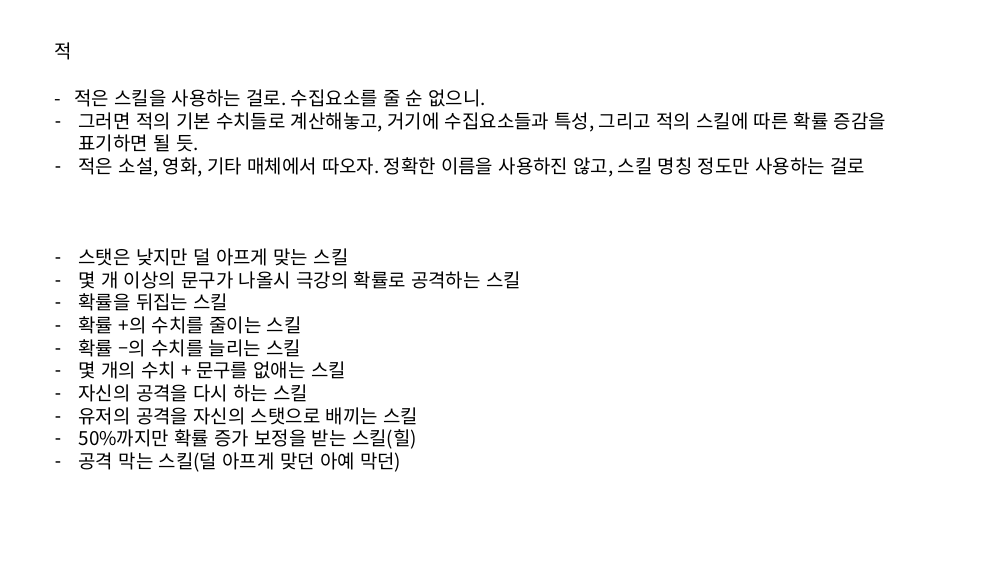
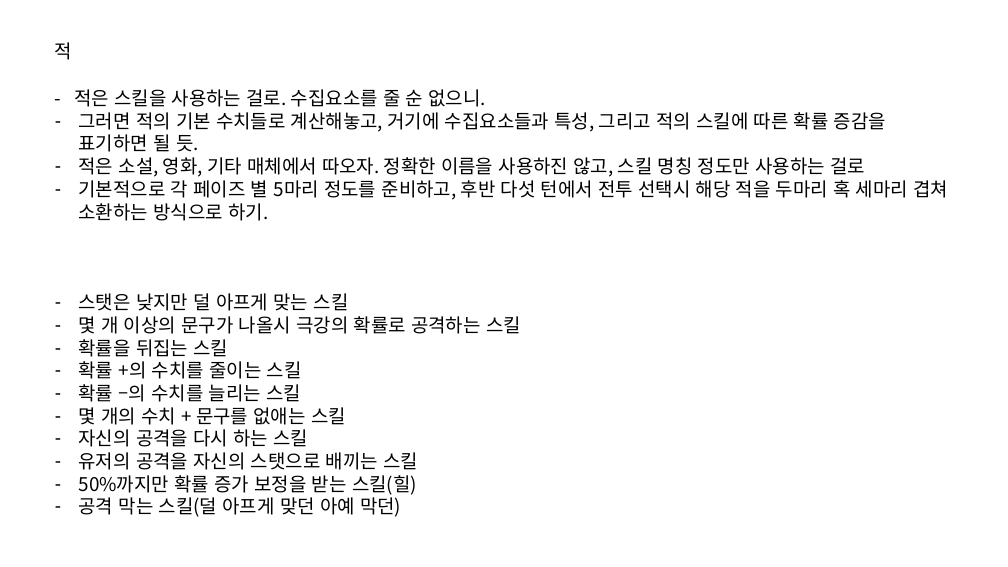
Before and after one commit to IdfKLeh/capstone, a slide deck: slide 3 of 전투.pptx. Drawn at 1008x567 pixels with LibreOffice and Linux fonts; fonts in the diff are those of the drawing. Boxes give left, top, right and bottom in pixels: in the first picture for what was removed or moved away, otherwise in the second. Text is boxed around its words. In the diff, an @@ line names an element or a change of style, - is before the commit and + after.

```diff
--- a/전투.pptx
+++ b/전투.pptx
@@ text at [79,176,948,221]: paragraph added @@
+– 기본적으로 각 페이즈 별 5마리 정도를 준비하고, 후반 다섯 턴에서 전투 선택시 해당 적을 두마리 혹 세마리 겹쳐 소환하는 방식으로 하기.
```
Also in this commit, not shown: 1 other slide changed, 4 other files.
